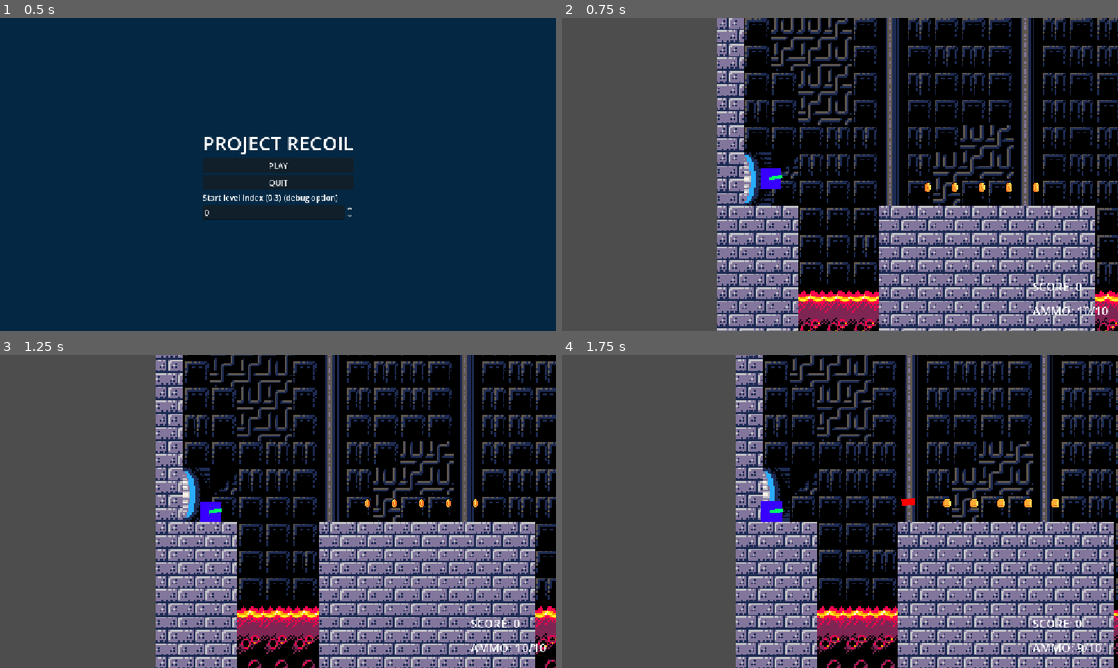
Above: before the commit, frames 1-4 (two rows, left to right).
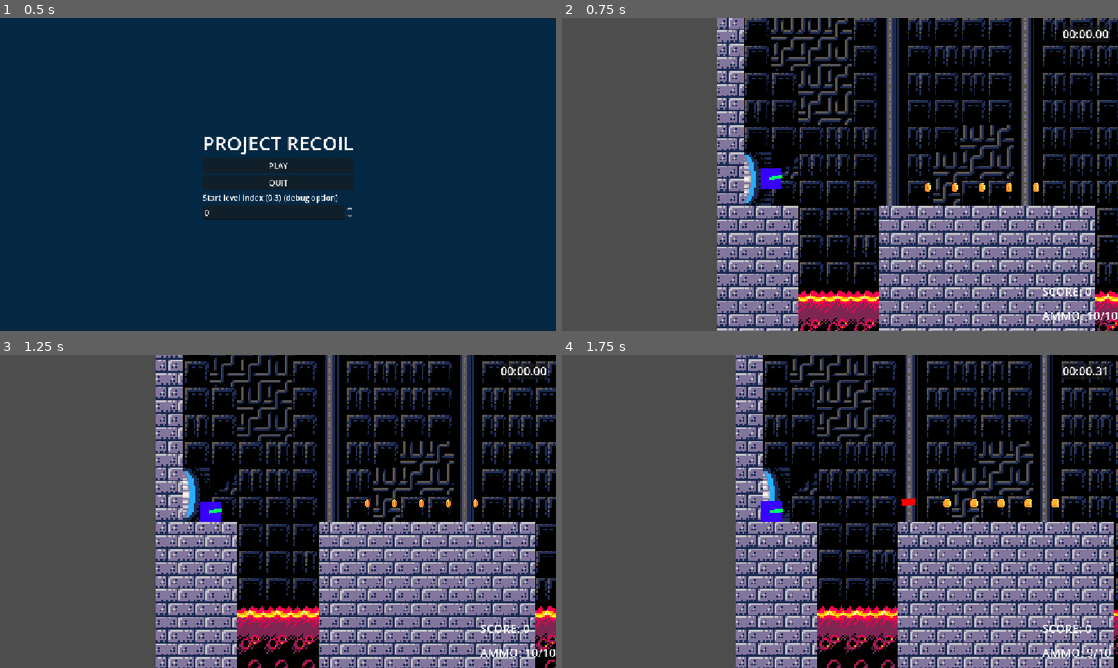
Above: after the commit, the same moments.

Repository: AvveGbm/Project-Recoil
Game: Godot game, scene res://scenes/game.tscn
Same seed, same stepped clock (60 frames per second), same inputs: the game is played once before the commit and once after it.
Inputs (mouse positions are in pixels of both pictures, inside the frame that each line leads up to):
- Up to frame 1 (0.5 s): no input
- Up to frame 2 (0.75 s): click "PLAY" at 0.5 s
- Up to frame 3 (1.25 s): no input
- Up to frame 4 (1.75 s): move the mouse to (962, 495) at 1.27 s; click (962, 495) at 1.42 s

Frame 1 is identical in both runs. In frame 2, 0.6% of the frame differs, in the area x 84-100%, y 2-97%; in frame 3, 0.7%; in frame 4, 0.7%.

Commit message:
feat: add level timer to UI
Timer counts using time between frames for greater precision than
a Timer node, used to display elapsed time to the UI to the hundredth
of a second.

Added has_moved boolean to player to that updated to true if the player
has moved under its own power since level start/reset. Used to start
the timer.

Resolves: #54

Diff:
--- a/scenes/game.tscn
+++ b/scenes/game.tscn
@@ -36,11 +36,6 @@
 [node name="UI" type="CanvasLayer" parent="." unique_id=838067585]
 
 [node name="HUD" parent="UI" unique_id=874038080 instance=ExtResource("4_u5sy4")]
-anchors_preset = 15
-anchor_right = 1.0
-anchor_bottom = 1.0
-grow_horizontal = 2
-grow_vertical = 2
 
 [node name="MainMenu" parent="UI" unique_id=1116656442 instance=ExtResource("8_0tnpc")]
 visible = false
--- a/scenes/hud.tscn
+++ b/scenes/hud.tscn
@@ -8,12 +8,21 @@
 [sub_resource type="LabelSettings" id="LabelSettings_xlq6p"]
 font_size = 24
 
-[node name="HUD" type="Control" unique_id=874038080 node_paths=PackedStringArray("score_label", "ammo_label")]
+[sub_resource type="LabelSettings" id="LabelSettings_ahhtf"]
+font_size = 24
+
+[node name="HUD" type="Control" unique_id=874038080 node_paths=PackedStringArray("score_label", "ammo_label", "timer_label")]
+layout_direction = 2
 layout_mode = 3
-anchors_preset = 0
+anchors_preset = 15
+anchor_right = 1.0
+anchor_bottom = 1.0
+grow_horizontal = 2
+grow_vertical = 2
 script = ExtResource("1_nt7q6")
 score_label = NodePath("AmmoCount/VSplitContainer/ScoreLabel")
 ammo_label = NodePath("AmmoCount/VSplitContainer/AmmoLabel")
+timer_label = NodePath("LevelTimer/PanelContainer/TimerLabel")
 
 [node name="AmmoCount" type="Control" parent="." unique_id=1301280991]
 layout_mode = 1
@@ -22,8 +31,6 @@
 anchor_top = 1.0
 anchor_right = 1.0
 anchor_bottom = 1.0
-offset_right = -20.0
-offset_bottom = -10.0
 grow_horizontal = 0
 grow_vertical = 0
 size_flags_horizontal = 8
@@ -35,6 +42,8 @@
 offset_top = -99.0
 offset_right = -5.0
 offset_bottom = -11.0
+split_offsets = PackedInt32Array(34)
+split_offset = 34
 
 [node name="ScoreLabel" type="Label" parent="AmmoCount/VSplitContainer" unique_id=1461104721]
 layout_mode = 2
@@ -46,3 +55,29 @@
 text = "AMMO: XX"
 label_settings = SubResource("LabelSettings_xlq6p")
 vertical_alignment = 1
+
+[node name="LevelTimer" type="Control" parent="." unique_id=2115620499]
+layout_mode = 1
+anchors_preset = 15
+anchor_right = 1.0
+anchor_bottom = 1.0
+grow_horizontal = 2
+grow_vertical = 2
+
+[node name="PanelContainer" type="PanelContainer" parent="LevelTimer" unique_id=144559990]
+layout_mode = 1
+anchors_preset = 1
+anchor_left = 1.0
+anchor_right = 1.0
+offset_left = -115.0
+offset_top = 16.0
+offset_right = -20.0
+offset_bottom = 50.0
+grow_horizontal = 0
+
+[node name="TimerLabel" type="Label" parent="LevelTimer/PanelContainer" unique_id=1296950739]
+layout_mode = 2
+text = "00:00.00"
+label_settings = SubResource("LabelSettings_ahhtf")
+horizontal_alignment = 1
+vertical_alignment = 1
--- a/src/hud.gd
+++ b/src/hud.gd
@@ -1,15 +1,31 @@
 extends Control
-
 
 @export var score_label: Label
 @export var ammo_label: Label
 
-# Called when the node enters the scene tree for the first time.
+@export var timer_label: Label
+var time_elapsed: float = 0.0
+
 func _ready() -> void:
 	await GameState.game_loaded
 	_initial_update()
 	GameState.player.weapon.ammo_changed.connect(_on_ammo_changed)
 	GameState.level_score_changed.connect(_on_score_changed)
+
+# Timer using _process for millisecond precision.
+func _process(delta: float) -> void:
+	if !GameState.player.has_moved:
+		reset_time_elapsed()
+	else:
+		time_elapsed += delta
+
+	var minutes: int = floori(time_elapsed / 60.0)
+	var seconds: int = floori(time_elapsed) % 60
+	var hundredths: int = floori(fmod(time_elapsed, 1) * 100)
+
+	var timer_text_formatted = "%02d:%02d.%02d" % [minutes, seconds, hundredths]
+
+	timer_label.text = timer_text_formatted
 
 func _on_ammo_changed(current, total: int):
 	update_ammo_label(current, total)
@@ -26,3 +42,6 @@
 
 func update_ammo_label(amount, total: int):
 	ammo_label.text = "AMMO: " + str(amount) + "/" + str(total)
+
+func reset_time_elapsed() -> void:
+	time_elapsed = 0.0
--- a/src/player.gd
+++ b/src/player.gd
@@ -14,6 +14,7 @@
 @onready var weapon: Weapon = $WeaponSlot/Weapon
 
 var fire_buffer_timer: float = 0.0
+var has_moved: bool = false
 
 ## Resets player fields to their defaults
 func reset_for_level(spawn_position: Vector2) -> void:
@@ -21,6 +22,7 @@
 	global_position = spawn_position
 	velocity = Vector2.ZERO
 	fire_buffer_timer = 0.0
+	has_moved = false
 
 func _physics_process(delta: float) -> void:
 	if not is_on_floor():
@@ -54,4 +56,7 @@
 	var look_direction = (get_global_mouse_position() - global_position).normalized()
 	velocity += -look_direction * recoil_force
 	velocity = velocity.limit_length(max_speed)
+
+	has_moved = true
+
 	return true
